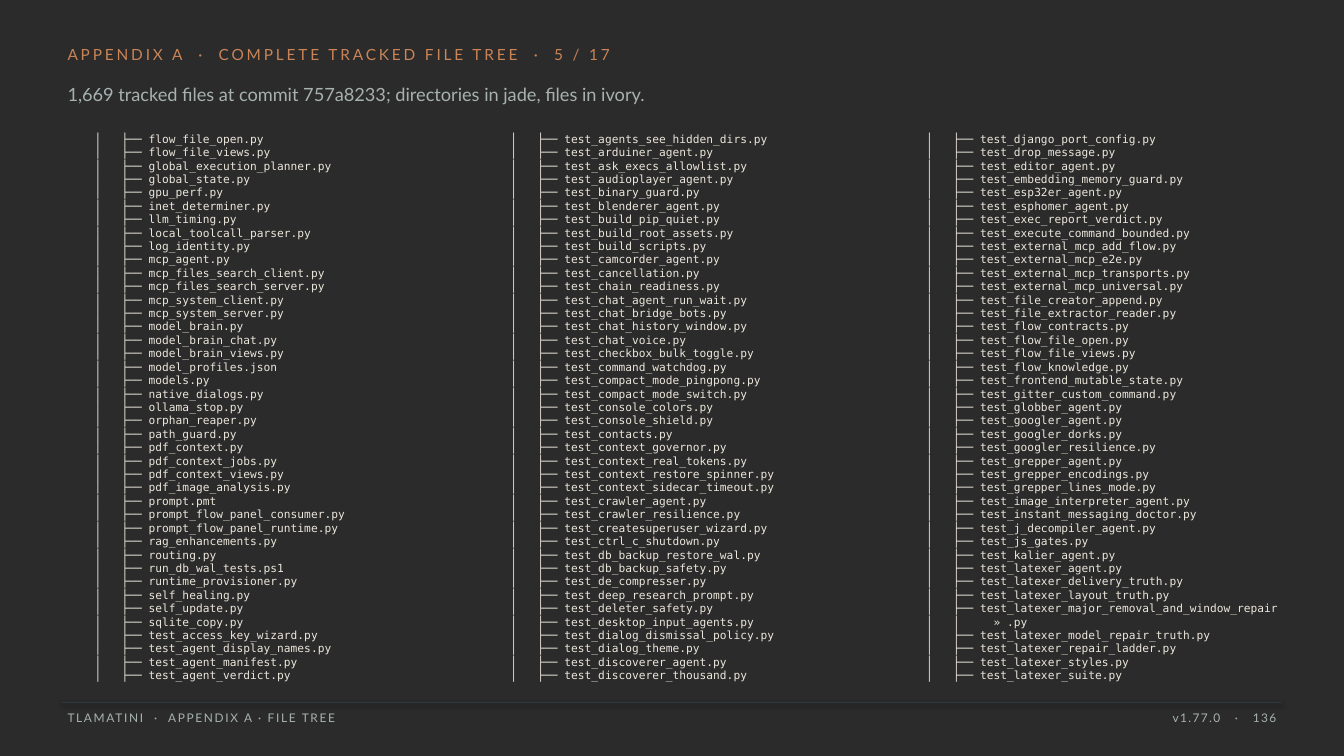
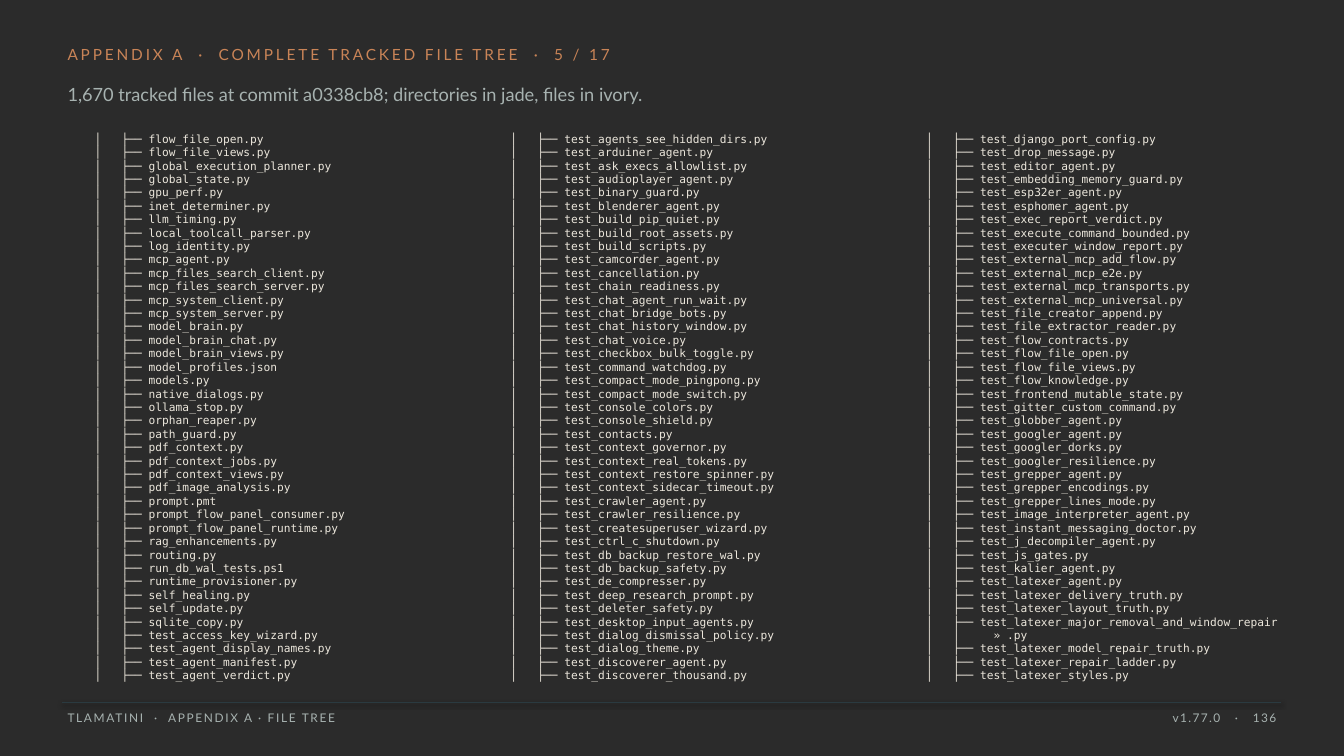
Before and after one commit to XAIHT/Tlamatini, a slide deck: slide 136 of Tlamatini_eXtended_Artificial_Intelligence_Humanly_Tempered.pptx. Drawn at 1344x756 pixels with LibreOffice and Linux fonts; fonts in the diff are those of the drawing; background and template pictures are left out; a plain dark background stands for a picture behind light text. Boxes give left, top, right and bottom in pixels: in the first picture for what was removed or moved away, otherwise in the second. Text is boxed around its words. In the diff, an @@ line names an element or a change of style, - is before the commit and + after.

```diff
--- a/Tlamatini_eXtended_Artificial_Intelligence_Humanly_Tempered.pptx
+++ b/Tlamatini_eXtended_Artificial_Intelligence_Humanly_Tempered.pptx
@@ text at box(68, 87, 642, 104): text changed @@
-1,669 tracked files at commit 757a8233; directories in jade, files in ivory.
+1,670 tracked files at commit a0338cb8; directories in jade, files in ivory.
@@ text at box(980, 241, 1183, 253): paragraph added @@
+│ ├── test_executer_window_report.py
@@ text at box(980, 670, 1122, 682): paragraph removed @@
-│ ├── test_latexer_suite.py
```
Also in this commit, not shown: 32 other slides changed, 4 other files.
